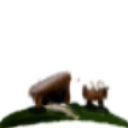
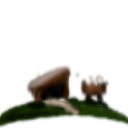
Layer changes from the first 128 × 128 image to the second:
removed layer "Slānis" over [0, 68, 112, 128]
painted on "Fons" over [0, 64, 128, 128]
